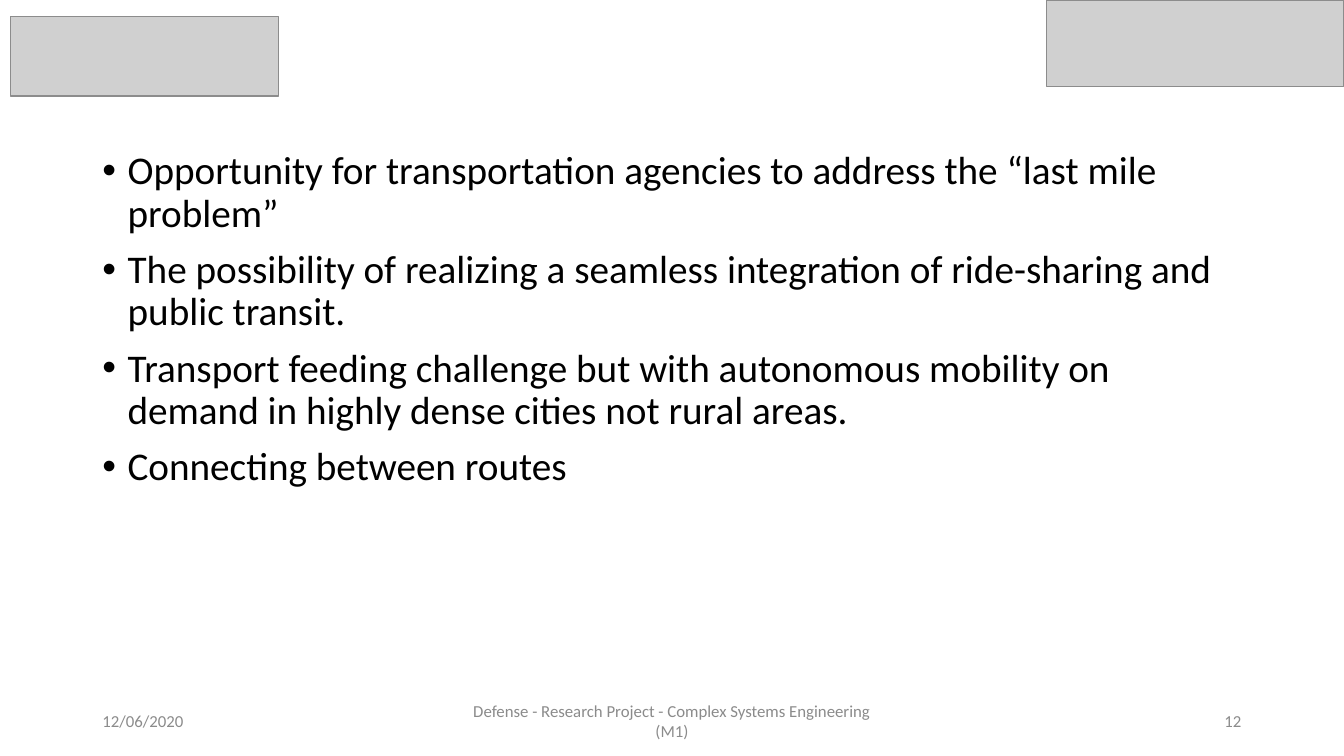
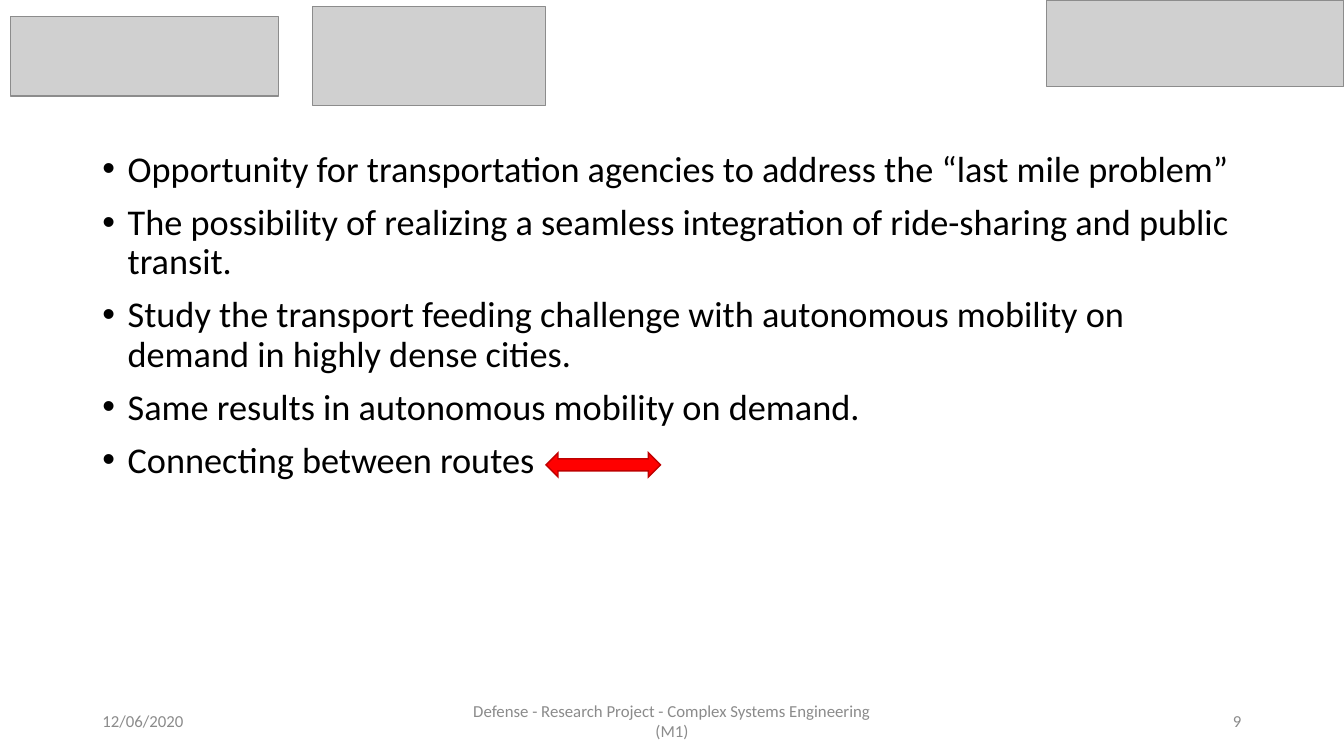
Before and after one commit to AymanABDELHAMID/OD_MTO_DARP, a slide deck: slide 9 of Presentation/presentation_AymanMahmoud.pptx (slide 12 before the commit). Drawn at 1344x756 pixels with LibreOffice and Linux fonts; fonts in the diff are those of the drawing; grey boxes stand for pictures. Boxes give left, top, right and bottom in pixels: in the first picture for what was removed or moved away, otherwise in the second. Text is boxed around its words. In the diff, an @@ line names an element or a change of style, - is before the commit and + after.

```diff
--- a/Presentation/presentation_AymanMahmoud.pptx
+++ b/Presentation/presentation_AymanMahmoud.pptx
@@ picture added at [313,7,546,106] @@
@@ text at [128,156,1228,480]: size 28 to 25.9 pt in "Opportunity for transportation agencies to address the ...", "The possibility of realizing a seamless integration ...", "Connecting between routes" @@
@@ text at [128,301,1124,426]: text changed; size 28 to 25.9 pt @@
-• Transport feeding challenge but with autonomous mobility on demand in highly dense cities not rural areas.
+• Study the transport feeding challenge with autonomous mobility on demand in highly dense cities.
+• Same results in autonomous mobility on demand.
@@ left right arrow added at [546,453,661,477], fill #FF0000, outline #C00000 1 pt @@
@@ page number at [1233,716,1241,727]: text changed @@
-12
+9
```
Also in this commit, not shown: 14 other slides changed, 1 slide added, 4 slides removed, 2 other files.
